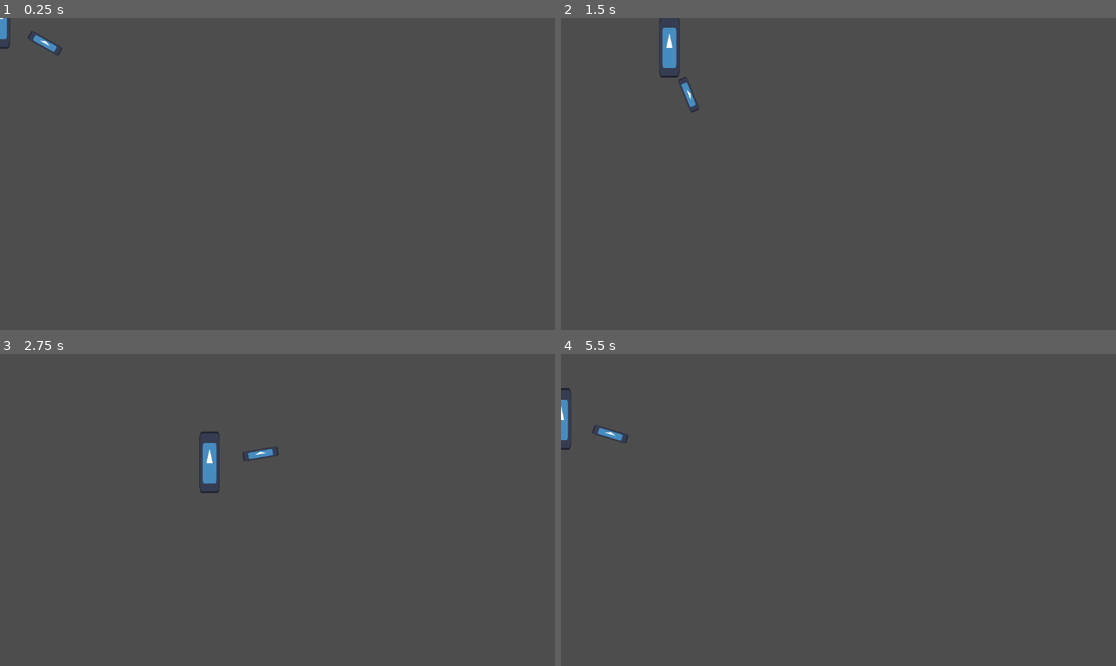
Above: before the commit, frames 1-4 (two rows, left to right).
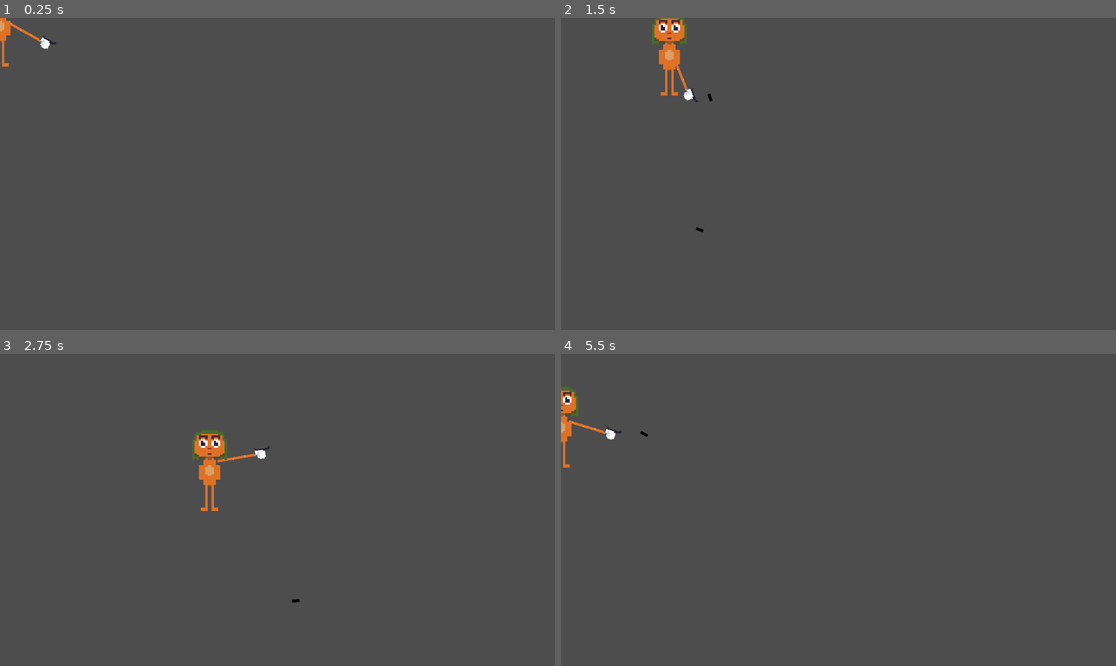
Above: after the commit, the same moments.

Repository: RicardoKurashiki/godot_study
Game: Godot game, scene res://scenes/player.tscn
Same seed, same stepped clock (60 frames per second), same inputs: the game is played once before the commit and once after it. The project has no main scene, so this scene is started directly. The engine's default icon, where the game draws it, is replaced by a stand-in: a white triangle on a blue panel in a dark square.
Inputs (mouse positions are in pixels of both pictures, inside the frame that each line leads up to):
- Up to frame 1 (0.25 s): no input
- Up to frame 2 (1.5 s): tap Enter at 0.5 s; move the mouse to (960, 158) at 0.52 s; hold D (move_right) 0.53-1.28 s; click (960, 158) at 0.6 s; move the mouse to (727, 189) at 1.27 s; hold S (move_down) from 1.28 s (still down); click (727, 189) at 1.35 s
- Up to frame 3 (2.75 s): move the mouse to (333, 441) at 2.02 s; release S (move_down) at 2.03 s; hold D (move_right) from 2.03 s (still down); click (333, 441) at 2.1 s
- Up to frame 4 (5.5 s): move the mouse to (810, 572) at 2.77 s; release D (move_right) at 2.78 s; hold W (move_up) 2.78-3.53 s; click (810, 572) at 2.85 s; move the mouse to (1005, 556) at 3.52 s; hold A (move_left) 3.53-5.03 s; click (1005, 556) at 3.6 s; move the mouse to (672, 463) at 4.27 s; click (672, 463) at 4.35 s; move the mouse to (866, 510) at 5.02 s; hold S (move_down) from 5.03 s (still down); click (866, 510) at 5.1 s

The runs differ from the first frame. In frame 1, 0.4% of the frame differs, in the area x 0-12%, y 0-16%; in frame 2, 1.1%; in frame 3, 1.1%, in the area x 34-55%, y 24-80%; in frame 4, 0.7%.

Commit message:
Tentativa de tiro

Diff:
--- a/roguelike_type/project.godot
+++ b/roguelike_type/project.godot
@@ -40,3 +40,8 @@
 , Object(InputEventKey,"resource_local_to_scene":false,"resource_name":"","device":0,"window_id":0,"alt_pressed":false,"shift_pressed":false,"ctrl_pressed":false,"meta_pressed":false,"pressed":false,"keycode":0,"physical_keycode":4194321,"key_label":0,"unicode":0,"echo":false,"script":null)
 ]
 }
+shoot={
+"deadzone": 0.5,
+"events": [Object(InputEventMouseButton,"resource_local_to_scene":false,"resource_name":"","device":-1,"window_id":0,"alt_pressed":false,"shift_pressed":false,"ctrl_pressed":false,"meta_pressed":false,"button_mask":0,"position":Vector2(0, 0),"global_position":Vector2(0, 0),"factor":1.0,"button_index":1,"pressed":false,"double_click":false,"script":null)
+]
+}
--- /dev/null
+++ b/roguelike_type/scenes/bullet.tscn
@@ -0,0 +1,16 @@
+[gd_scene load_steps=3 format=3 uid="uid://dg1n3hgcljbhj"]
+
+[ext_resource type="Texture2D" uid="uid://7coiostasi0n" path="res://icon.svg" id="1_bg8u1"]
+
+[sub_resource type="RectangleShape2D" id="RectangleShape2D_8u1f0"]
+size = Vector2(14, 4)
+
+[node name="Bullet" type="RigidBody2D"]
+
+[node name="Sprite" type="Sprite2D" parent="."]
+modulate = Color(0, 0, 0, 1)
+scale = Vector2(0.125, 0.046875)
+texture = ExtResource("1_bg8u1")
+
+[node name="CollisionShape2D" type="CollisionShape2D" parent="."]
+shape = SubResource("RectangleShape2D_8u1f0")
--- a/roguelike_type/scenes/gun.tscn
+++ b/roguelike_type/scenes/gun.tscn
@@ -1,12 +1,17 @@
 [gd_scene load_steps=3 format=3 uid="uid://dshesp8u11ugh"]
 
-[ext_resource type="Texture2D" uid="uid://7coiostasi0n" path="res://icon.svg" id="1_5x3po"]
 [ext_resource type="Script" path="res://scripts/gun.gd" id="1_pwqry"]
+[ext_resource type="Texture2D" uid="uid://xin5p3q11csh" path="res://sprites/gun.png" id="2_3btu6"]
 
 [node name="Gun" type="Node2D"]
+scale = Vector2(6, 6)
 script = ExtResource("1_pwqry")
 
-[node name="Sprite2D" type="Sprite2D" parent="."]
-position = Vector2(107, 0)
-scale = Vector2(0.578125, 0.15625)
-texture = ExtResource("1_5x3po")
+[node name="Sprite" type="Sprite2D" parent="."]
+texture_filter = 1
+position = Vector2(12, 5.96046e-08)
+scale = Vector2(0.578125, 0.432292)
+texture = ExtResource("2_3btu6")
+
+[node name="Ponta" type="Marker2D" parent="."]
+position = Vector2(21.3333, -1.33333)
--- a/roguelike_type/scenes/player.tscn
+++ b/roguelike_type/scenes/player.tscn
@@ -1,22 +1,24 @@
 [gd_scene load_steps=5 format=3 uid="uid://pahnpt6mkuon"]
 
 [ext_resource type="Script" path="res://scripts/player.gd" id="1_3ptxe"]
-[ext_resource type="Texture2D" uid="uid://7coiostasi0n" path="res://icon.svg" id="1_6uwex"]
 [ext_resource type="PackedScene" uid="uid://dshesp8u11ugh" path="res://scenes/gun.tscn" id="3_eql0x"]
+[ext_resource type="Texture2D" uid="uid://c074al8m723od" path="res://sprites/body.png" id="3_qgv6r"]
 
 [sub_resource type="RectangleShape2D" id="RectangleShape2D_w4n8g"]
-size = Vector2(40, 63)
+size = Vector2(36, 47.5)
 
 [node name="Player" type="CharacterBody2D"]
 motion_mode = 1
 script = ExtResource("1_3ptxe")
 
+[node name="Gun" parent="." instance=ExtResource("3_eql0x")]
+
 [node name="Sprite" type="Sprite2D" parent="."]
-scale = Vector2(0.328125, 1)
-texture = ExtResource("1_6uwex")
+texture_filter = 1
+position = Vector2(-1.42109e-14, 21)
+scale = Vector2(4.48828, 3.65625)
+texture = ExtResource("3_qgv6r")
 
 [node name="Colisao" type="CollisionShape2D" parent="."]
-position = Vector2(0, 31.5)
+position = Vector2(-2, 24.25)
 shape = SubResource("RectangleShape2D_w4n8g")
-
-[node name="Gun" parent="." instance=ExtResource("3_eql0x")]
--- a/roguelike_type/scripts/gun.gd
+++ b/roguelike_type/scripts/gun.gd
@@ -1,8 +1,13 @@
 class_name Weapon
 extends Node2D
 
-const DAMAGE : int = 10
-const FIRE_RATE : float = 1.0
+@onready var sprite : Sprite2D = $Sprite
+@onready var mira : Marker2D = $Ponta
+
+@export var damage : int = 10
+@export var bullet_speed : float = 2000.0
+
+const BULLET_PATH = preload("res://scenes/bullet.tscn")
 
 var screen_size
 
@@ -10,7 +15,22 @@
 	screen_size = get_viewport_rect().size
 
 func aim(playerPos : Vector2):
-	var pos = get_local_mouse_position()
-	var gpos = get_global_mouse_position()
-	look_at(gpos)
+	var pos = get_global_mouse_position()
+	look_at(pos)
 	position = playerPos / screen_size
+	sprite_handler()
+
+func shoot(playerPos : Vector2):
+	var bullet = BULLET_PATH.instantiate()
+	bullet.position = mira.global_position
+	bullet.rotation_degrees = rotation_degrees
+	bullet.linear_velocity = mira.global_position
+	bullet.apply_force(Vector2(bullet_speed, 0).rotated(rotation))
+	get_tree().get_root().call_deferred("add_child", bullet)
+
+func sprite_handler():
+	var aim_pos = get_global_mouse_position() / screen_size
+	if (position.x < aim_pos.x):
+		sprite.set_flip_v(false);
+	else:
+		sprite.set_flip_v(true);
--- a/roguelike_type/scripts/player.gd
+++ b/roguelike_type/scripts/player.gd
@@ -10,13 +10,15 @@
 	_horizontal_handler()
 	_vertical_handler()
 
-func aim_handler():
+func gun_handler():
 	gun.aim(position)
+	if (Input.is_action_just_pressed("shoot")):
+		gun.shoot(position)
 
 # == Private Methods == #
 func _physics_process(_delta):
 	move_handler()
-	aim_handler()
+	gun_handler()
 	move_and_slide()
 
 func _horizontal_handler():
Binary file added: roguelike_type/aseprite/body.aseprite
Binary file added: roguelike_type/aseprite/gun.aseprite
Binary file added: roguelike_type/sprites/body.png
Not shown, added: roguelike_type/sprites/body.png.import
Binary file added: roguelike_type/sprites/gun.png
Not shown, added: roguelike_type/sprites/gun.png.import
